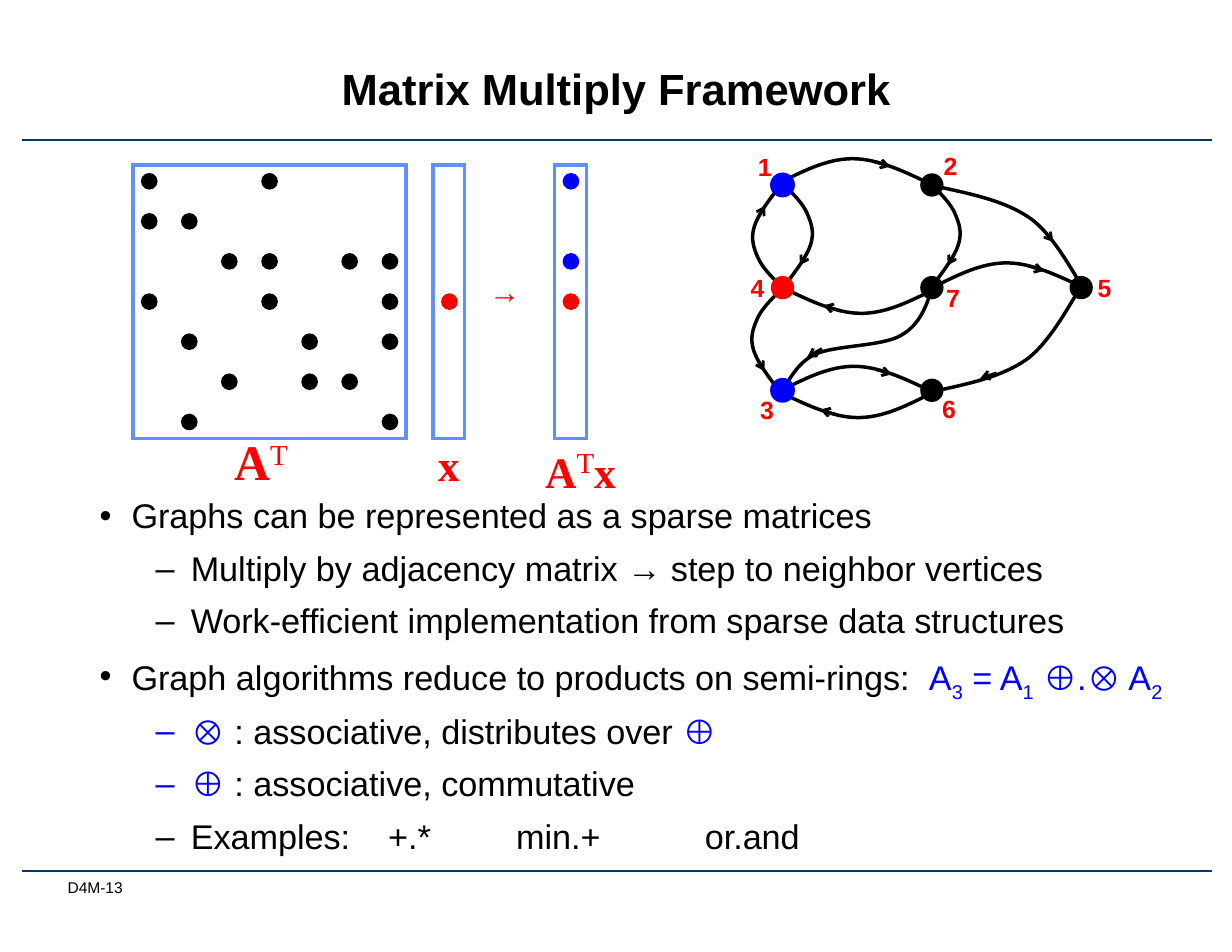
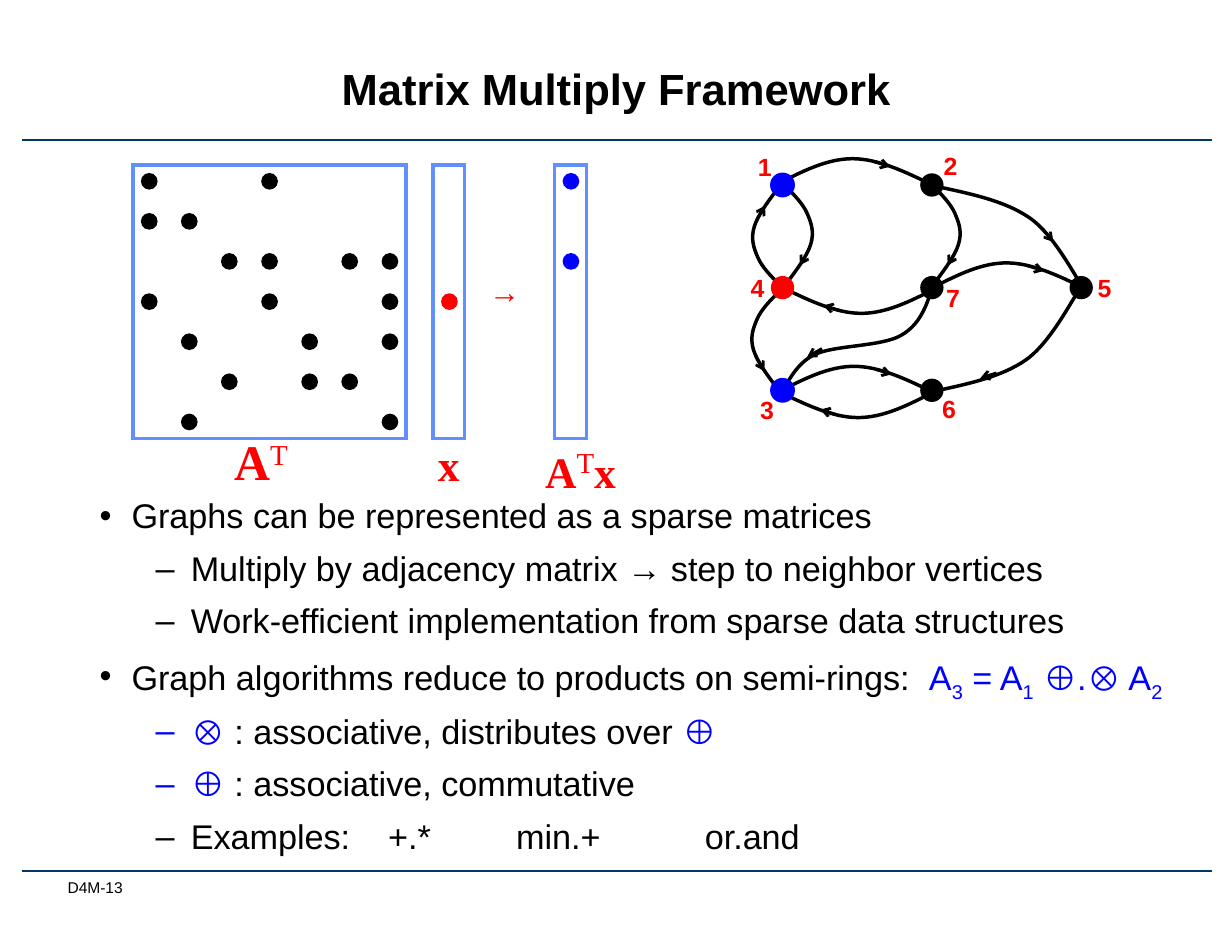
Before and after one commit to Accla/d4m, a slide deck: slide 13 of docs/Lec02-GroupTheory.pptx. Drawn at 1232x952 pixels with LibreOffice and Linux fonts; fonts in the diff are those of the drawing; background and template pictures are left out. Boxes give left, top, right and bottom in pixels: in the first picture for what was removed or moved away, otherwise in the second. Text is boxed around its words. In the diff, an @@ line names an element or a change of style, - is before the commit and + after.

```diff
--- a/docs/Lec02-GroupTheory.pptx
+++ b/docs/Lec02-GroupTheory.pptx
@@ ellipse removed at box(562, 293, 579, 310) @@
```
Also in this commit, not shown: 4 other slides changed, 2 other files.
